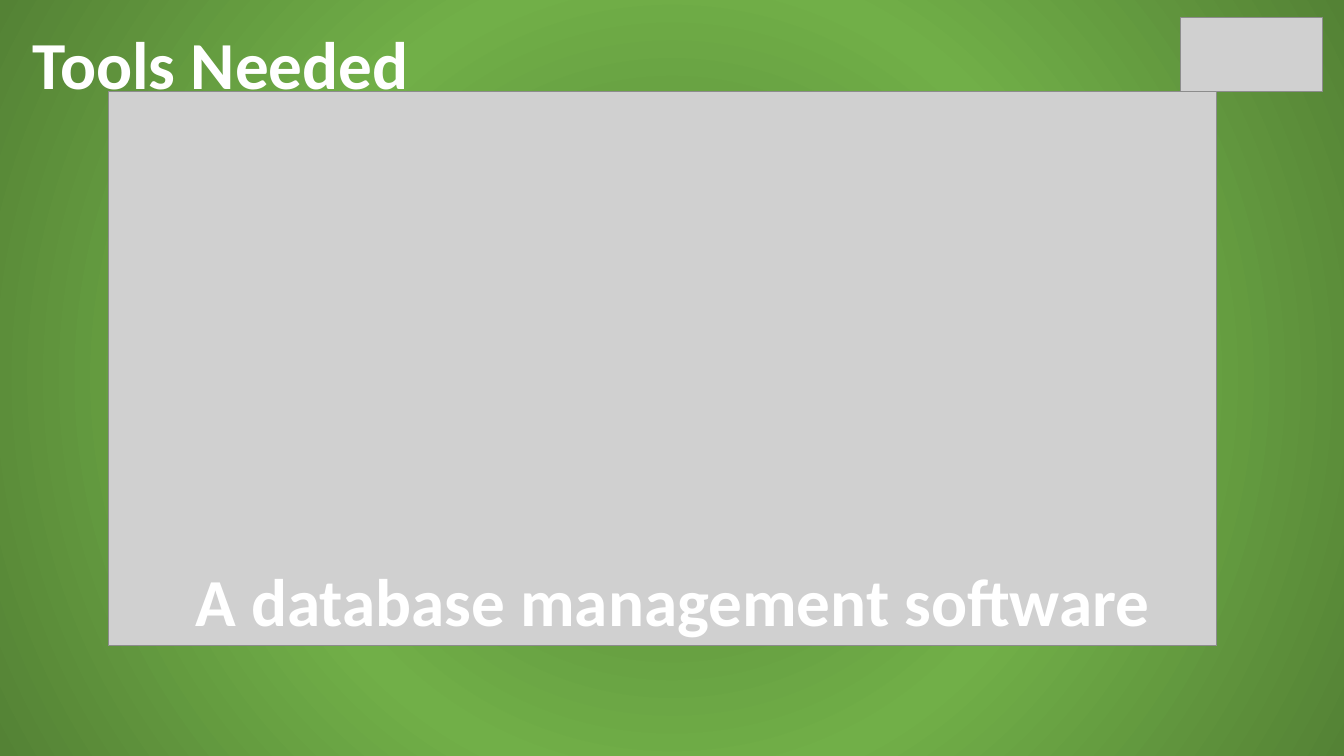
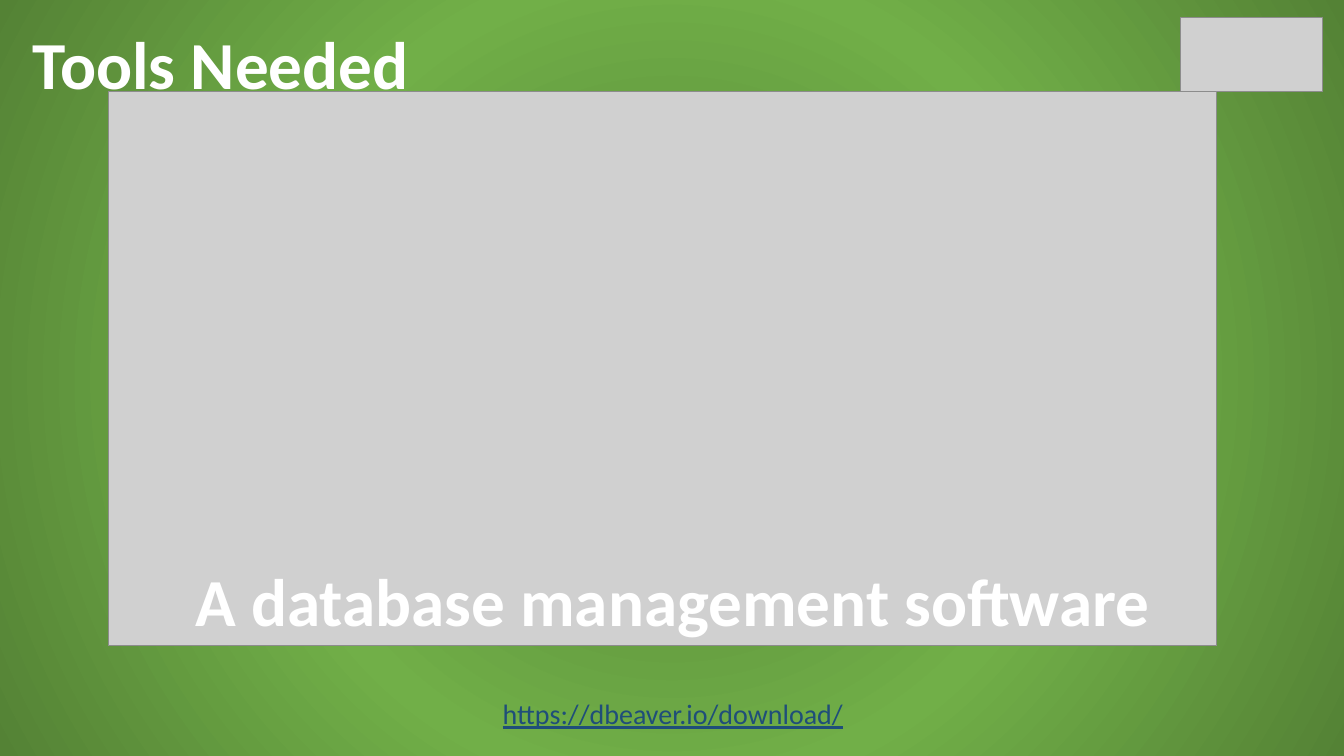
Before and after one commit to jonasalberttan/mysql-in-action, a slide deck: slide 4 of files/mysql-in-action-presentation.pptx (slide 3 before the commit). Drawn at 1344x756 pixels with LibreOffice and Linux fonts; fonts in the diff are those of the drawing; grey boxes stand for pictures. Boxes give left, top, right and bottom in pixels: in the first picture for what was removed or moved away, otherwise in the second. Text is boxed around its words. In the diff, an @@ line names an element or a change of style, - is before the commit and + after.

```diff
--- a/files/mysql-in-action-presentation.pptx
+++ b/files/mysql-in-action-presentation.pptx
@@ text added at [503, 704, 843, 729], 20 pt, text #1F4E79, underline @@
+https://dbeaver.io/download/
```
Also in this commit, not shown: 3 other slides changed, 2 slides added.
